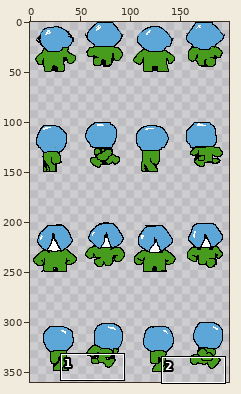
Edited in one commit: sprite sheet (x64/Release/images/EnemyChar.png). The picture above shows the old version from afar; the outline marks the close-up.
Close-up. The starting point:
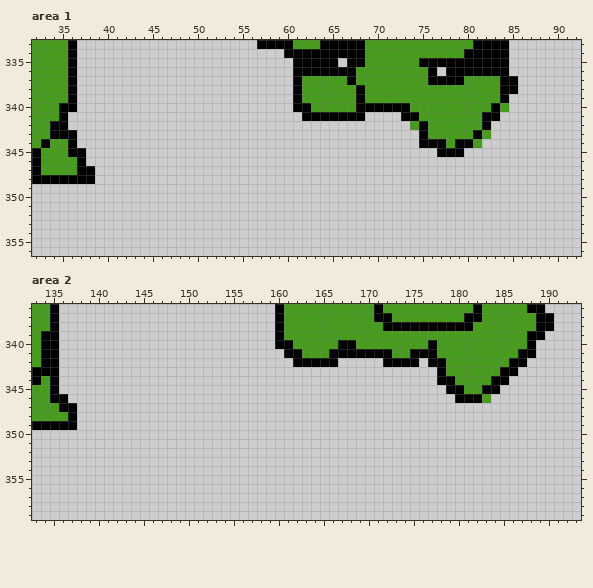
The file is 400x400 pixels. Pixels under 10% opacity are left out. Colours within 5 levels of each other are drawn and written as one. Shown: area 1: x 32..92, y 333..356; area 2: x 133..193, y 336..359. The wide view leaves out empty margins. The commit also changed other parts of the picture, which this record leaves out.
And afterwards:
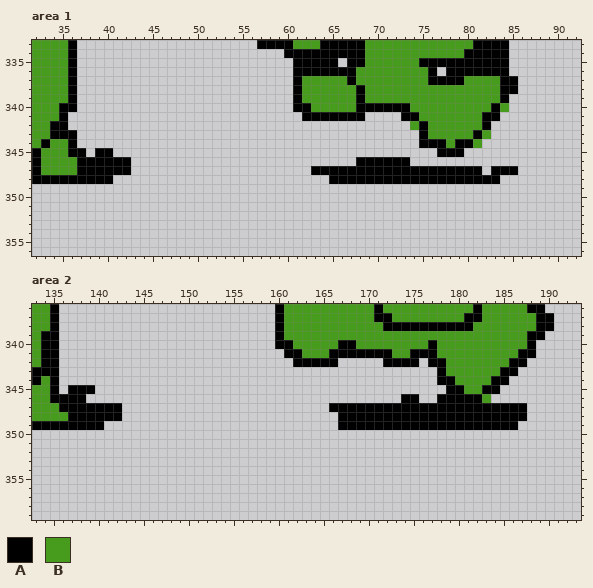
Palette (. is transparent): A #000000  B #479c1d
Diff:
Changed rows in their new state; - is an unchanged pixel.
Area 1:
first column x 38:
345 -AA---------------------------------------------
346 AAAAA-------------------------AAAAAA------------
347 -AAAA--------------------AAAAAAAAAAAAAAAAAAA-AAA
348 -AA------------------------AAAAAAAAAAAAAAAAAAA--
Area 2:
first column x 137:
345 AAA------------------------------------------------
346 AA-----------------------------------AA--AA--------
347 -AAAAA-----------------------AAAAAAAAAAAAAAAAAAAAAA
348 -AAAAA------------------------AAAAAAAAAAAAAAAAAAAAA
349 -AAA--------------------------AAAAAAAAAAAAAAAAAAAA-
Boxes around the changes in both close-ups, in picture pixels (x1, y1, x2, y2):
added: (86, 148, 131, 184)
added: (311, 157, 518, 184)
added: (68, 385, 122, 430)
added: (329, 394, 527, 430)
